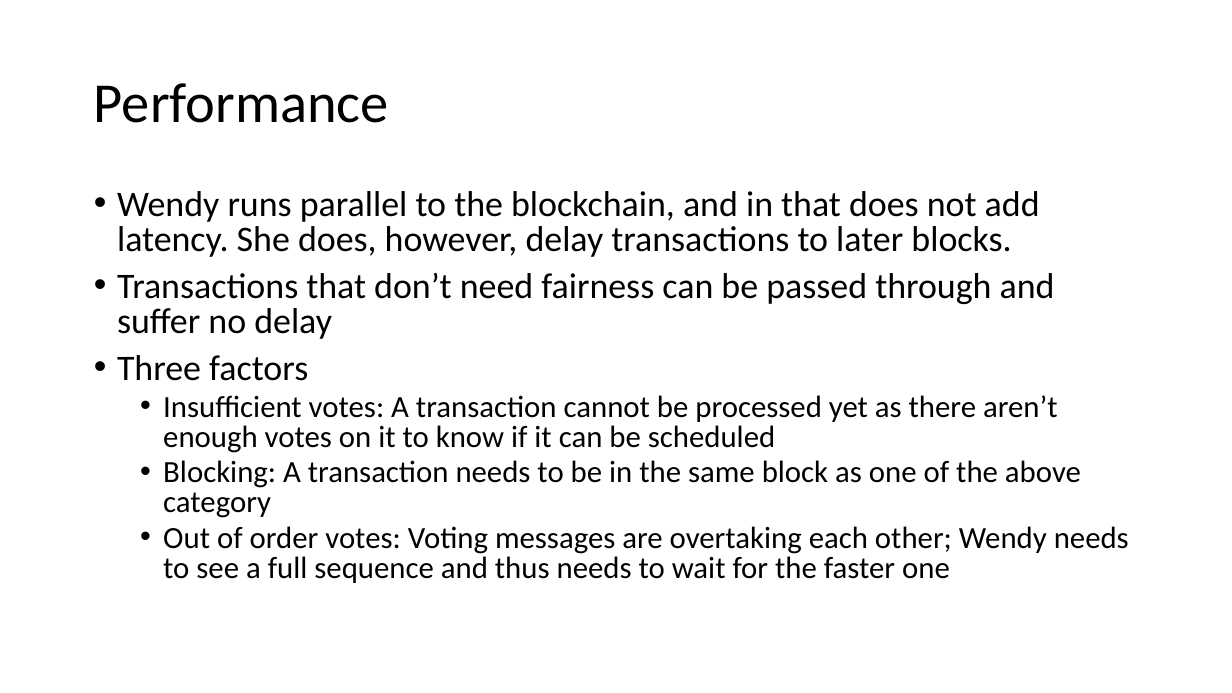
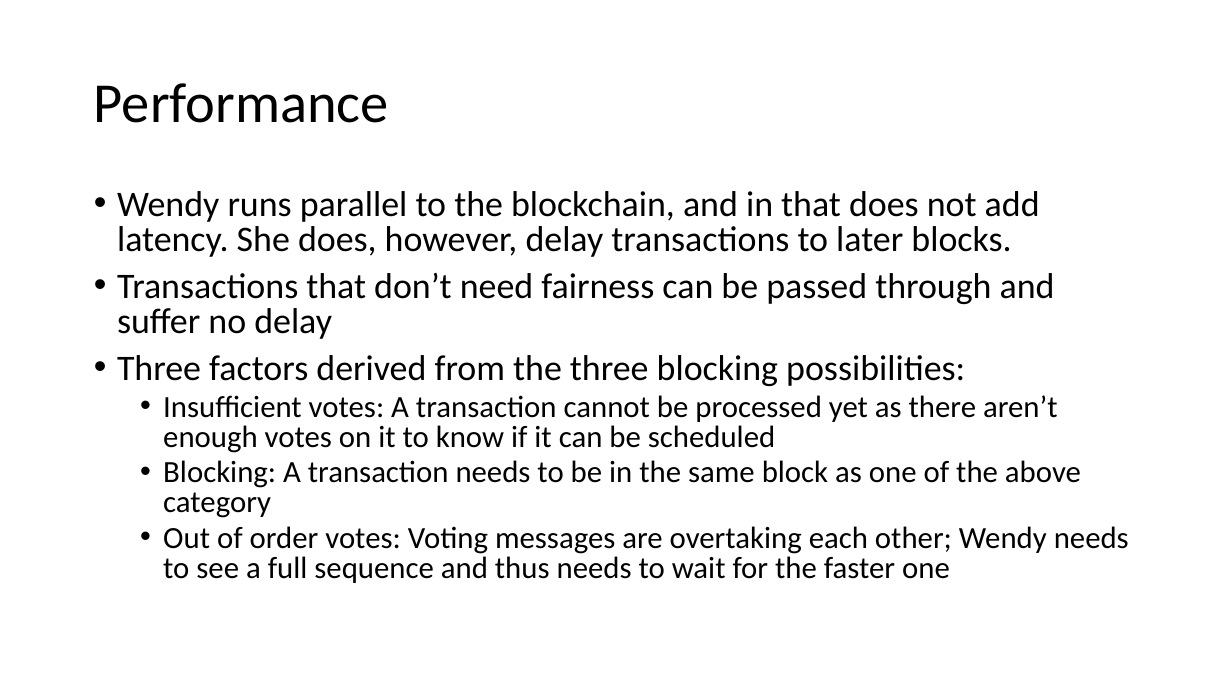
Before and after one commit to vegaprotocol/wendy, a slide deck: slide 6 of Wendy.pptx. Drawn at 1232x693 pixels with LibreOffice and Linux fonts; fonts in the diff are those of the drawing. Boxes give left, top, right and bottom in pixels: in the first picture for what was removed or moved away, otherwise in the second. Text is boxed around its words. In the diff, an @@ line names an element or a change of style, - is before the commit and + after.

```diff
--- a/Wendy.pptx
+++ b/Wendy.pptx
@@ text at [117, 355, 965, 386]: text changed @@
-• Three factors
+• Three factors derived from the three blocking possibilities:
```
Also in this commit, not shown: 2 other slides changed.
